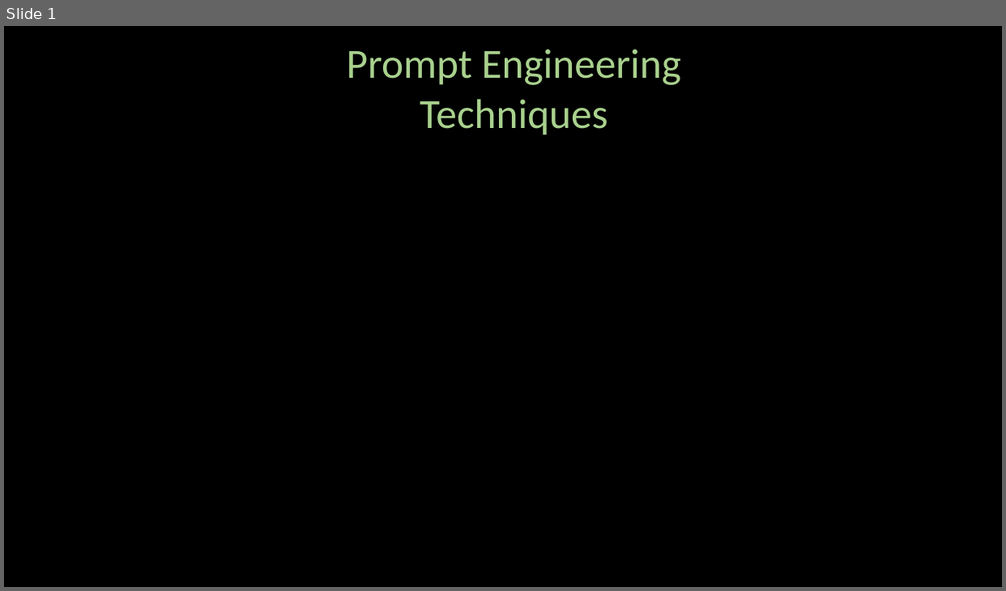
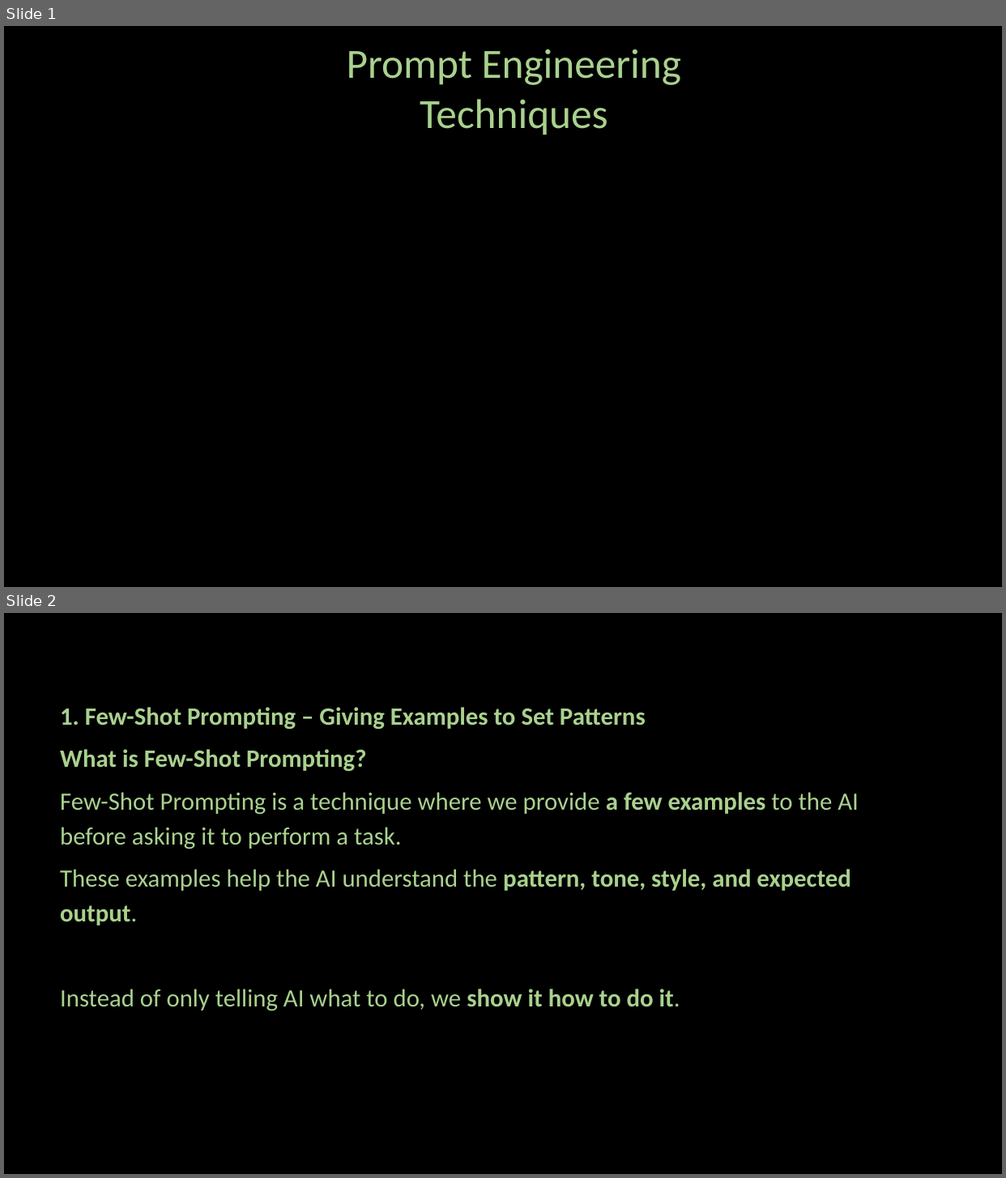
Before and after one commit to ash322ash422/youtube, a slide deck: prompt_engineering/pe-2-techniques.pptx. Shown one above the other, each under a label of ours: slide 1 before the commit, slides 1 and 2 after it. The pictures are 1006x591 and 1006x1178 pixels, drawn with LibreOffice and Linux fonts; fonts in the diff are those of the drawing; background and template pictures are left out. Boxes give left, top, right and bottom in pixels: in the first picture for what was removed or moved away, otherwise in the second. Text is boxed around its words. In the diff, an @@ line names an element or a change of style, - is before the commit and + after.

```diff
--- a/prompt_engineering/pe-2-techniques.pptx
+++ b/prompt_engineering/pe-2-techniques.pptx
@@ slide 2 added at box(4, 613, 1002, 1174), background #000000 @@
@@ text added at box(60, 707, 859, 1012), 24 pt, text #A9D18E @@
+1. Few-Shot Prompting – Giving Examples to Set Patterns
+What is Few-Shot Prompting?
+Few-Shot Prompting is a technique where we provide a few examples to the AI before asking it to perform a task.
+These examples help the AI understand the pattern, tone, style, and expected output.
+Instead of only telling AI what to do, we show it how to do it.
```
Also in this commit, not shown: 19 other slides added, 1 slide removed, 12 other files.
